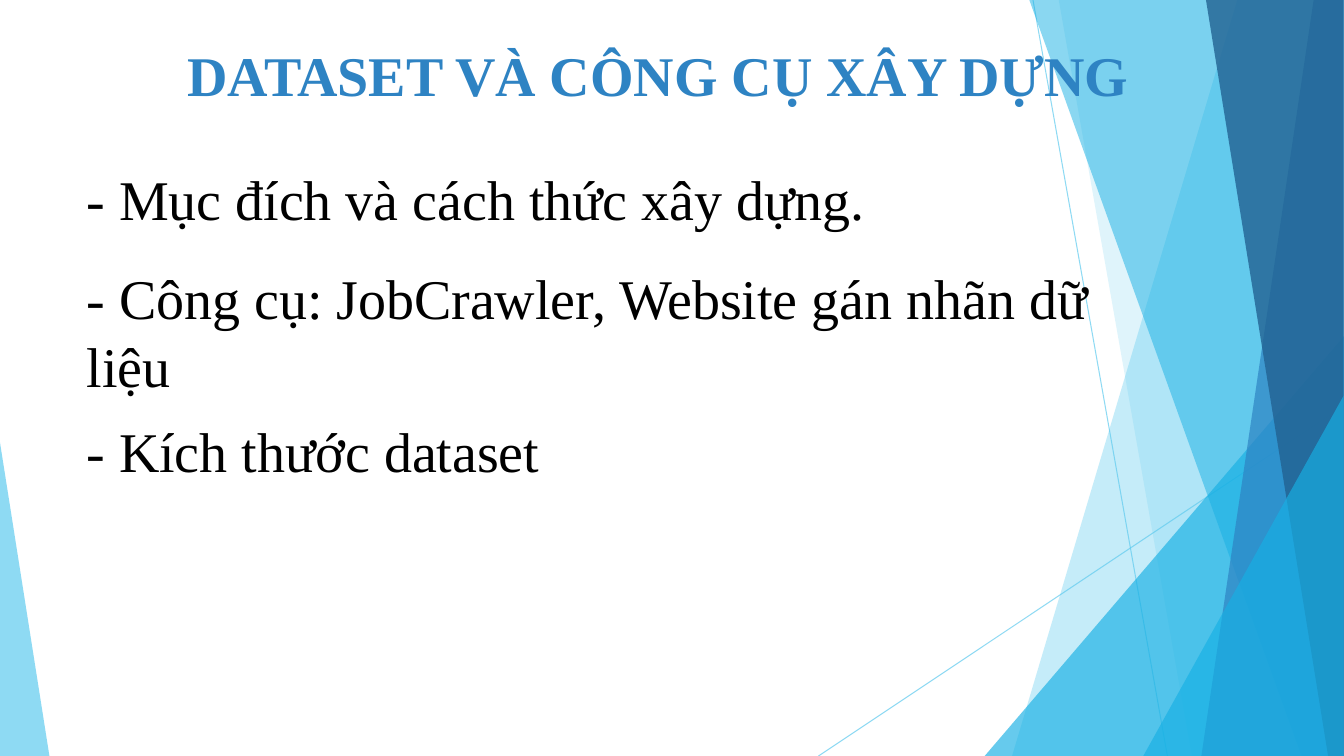
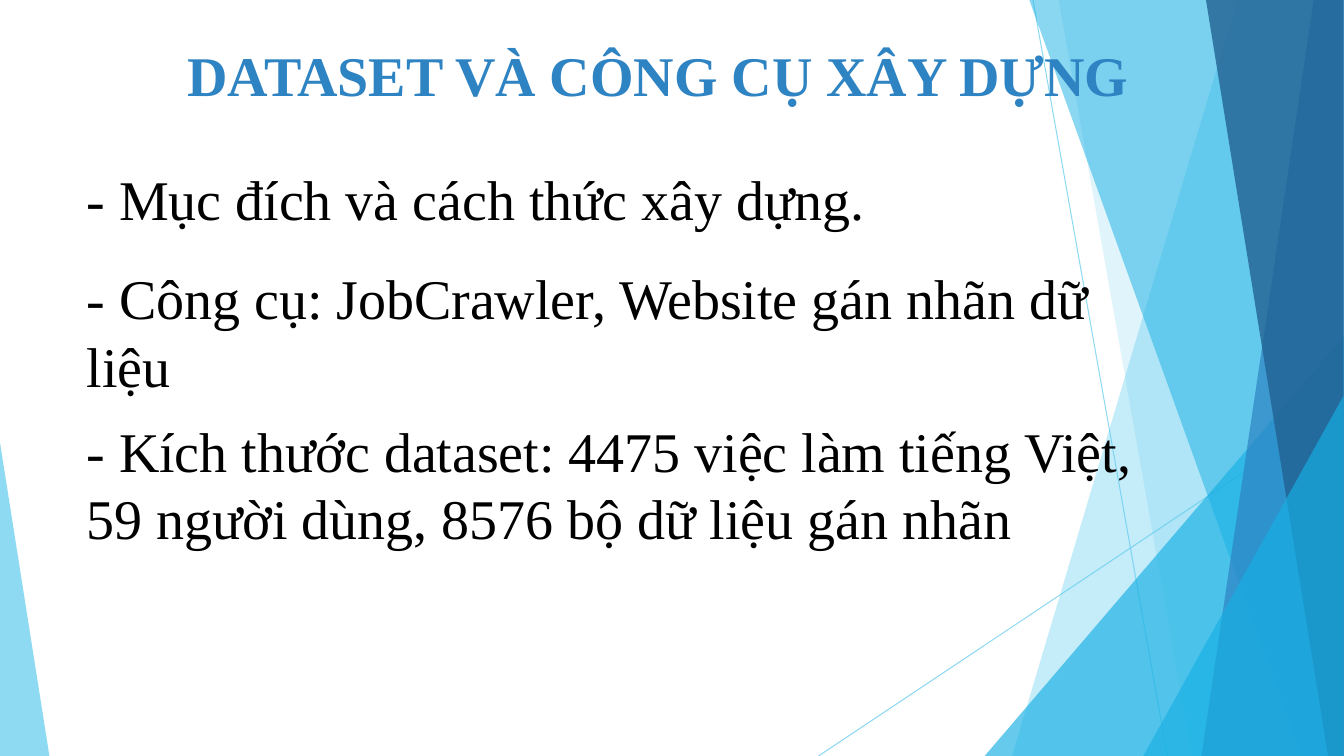
Before and after one commit to tuyennta/JobRecSys, a slide deck: slide 7 of Documents/Báo cáo/Bao cao KLTN_2.pptx (slide 6 before the commit). Drawn at 1344x756 pixels with LibreOffice and Linux fonts; fonts in the diff are those of the drawing. Boxes give left, top, right and bottom in pixels: in the first picture for what was removed or moved away, otherwise in the second. Text is boxed around its words. In the diff, an @@ line names an element or a change of style, - is before the commit and + after.

```diff
--- a/Documents/Báo cáo/Bao cao KLTN_2.pptx
+++ b/Documents/Báo cáo/Bao cao KLTN_2.pptx
@@ text at box(87, 429, 1131, 550): text changed @@
-- Kích thước dataset
+- Kích thước dataset: 4475 việc làm tiếng Việt, 59 người dùng, 8576 bộ dữ liệu gán nhãn
```
Also in this commit, not shown: 7 other slides changed, 5 slides added, 1 other file.
